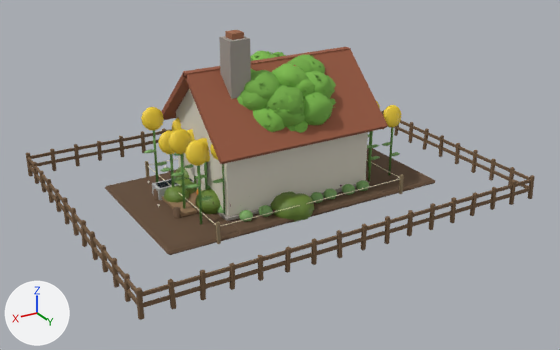
What one commit did to the glTF model web3d/models/village.glb.
Both versions are drawn from a 50 mm lens placed at (5.4, 9.24, 4.77), pointed at (0.07, 0.36, 0.34). Every picture has the same lights, and +X, +Y and +Z are marked at lower left. The picture after the commit comes second. Vertices at exactly the same position are counted once.

Names of what the first picture shows: 'farmhouse', 'pasture', 'plot_empty', 'plot_sale', 'sunflowers', 'tree_a', 'tree_b', 'tree_c', 'veg_patch_sq', 'wheat_field' and 4 more.
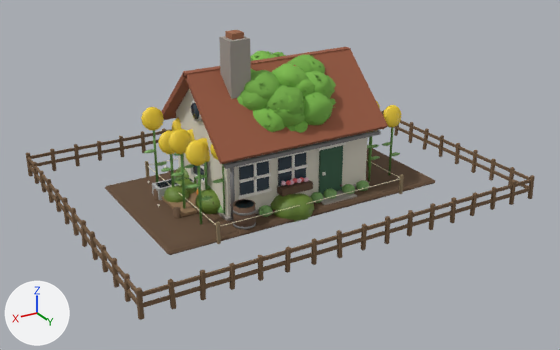
The change, as a list of edits to the scene's bpy script:
```text
Change me_farmhouse:
    used by ob_farmhouse; location = (0.0, 0.0, 0.0)
    remove me_farmhouse.from_pydata(...)  # 602 vertices, 996 faces; spans x -1.65..1.33, y -1.29..1.03, z 0.0..2.48
    add me_farmhouse.from_pydata(...)  # 1142 vertices, 1928 faces; spans x -1.65..1.33, y -1.29..1.19, z 0.0..2.48
    me_farmhouse part 1: a new loose piece, a box spanning x -0.78..-0.22, y 0.82..1.1, z 0.0..0.1, in mat_matte
    me_farmhouse part 2: a new loose piece, a box spanning x -0.69..-0.31, y 0.8..0.84, z 0.06..0.82, in mat_matte
    me_farmhouse part 3: a new loose piece, a box spanning x -0.1..0.4, y 0.83..0.97, z 0.31..0.41, in mat_matte
    me_farmhouse part 4: a new loose piece, a 14-sided cylinder along z spanning x 0.88..1.18, y 0.89..1.19, z 0.02..0.38, in mat_matte
    me_farmhouse part 5: a new loose piece, a box spanning x -1.25..1.25, y 0.91..0.97, z 0.905..0.955, in mat_satin
    me_farmhouse part 6: a new loose piece, a box spanning x -0.73..-0.27, y 0.82..0.85, z 0.81..0.87, in mat_satin
    me_farmhouse part 7: a new loose piece, a box spanning x -0.1..0.4, y 0.827..0.852, z 0.83..0.87, in mat_satin
    me_farmhouse part 8: a new loose piece, a box spanning x -0.09..0.39, y 0.83..0.85, z 0.6..0.64, in mat_satin
    me_farmhouse part 9: a new loose piece, a box spanning x 0.13..0.17, y 0.83..0.85, z 0.39..0.85, in mat_satin
    me_farmhouse part 10: a new loose piece, a box spanning x 0.5..1.0, y 0.827..0.852, z 0.37..0.41, in mat_satin
    me_farmhouse part 11: a new loose piece, a box spanning x 0.5..1.0, y 0.827..0.852, z 0.83..0.87, in mat_satin
    me_farmhouse part 12: a new loose piece, a box spanning x 0.51..0.99, y 0.83..0.85, z 0.6..0.64, in mat_satin
    me_farmhouse part 13: a new loose piece, a box spanning x 0.73..0.77, y 0.83..0.85, z 0.39..0.85, in mat_satin
    me_farmhouse part 14: a new loose piece, a 14-sided cylinder along z spanning x 0.879..1.181, y 0.885..1.195, z 0.085..0.115, in mat_satin
    me_farmhouse part 15: a new loose piece, a 14-sided cylinder along z spanning x 0.879..1.181, y 0.885..1.195, z 0.285..0.315, in mat_satin
    me_farmhouse part 16: a new loose piece, an 8-sided cylinder along z spanning x 1.07..1.13, y 0.82..0.88, z 0.1..0.94, in mat_satin
    me_farmhouse part 17: the loose piece of 8 vertices spanning x 1.17..1.19, y -0.23..0.23, z 0.39..0.85 is rebuilt with 24 vertices and now spans x 1.18..1.2, y -0.24..0.24, z 0.38..0.86
    me_farmhouse part 18: 44 vertices added at x 1.18..1.21, y -0.22..0.22, z 0.4..1.51
    me_farmhouse part 19: 44 vertices added at x -0.07..1.16, y 0.81..1.17, z 0.37..0.83
    other edits to the shape of me_farmhouse do not show in these pictures
    add me_farmhouse.materials.append(mat_gloss)
```

Boxes [x1, y1, x2, y2] around the edits, measured in the pictures (560 x 350 px):
'farmhouse', reshaped
    before: [161, 30, 388, 221]
    after: [161, 30, 388, 230]
part 1 of me_farmhouse, added
    after: [321, 190, 357, 205]
part 2 of me_farmhouse, added (green)
    after: [319, 145, 343, 195]
part 3 of me_farmhouse, added
    after: [277, 180, 313, 197]
part 4 of me_farmhouse, added (brown)
    after: [233, 199, 256, 230]
part 5 of me_farmhouse, added
    after: [224, 130, 381, 169]
part 6 of me_farmhouse, added
    after: [318, 142, 346, 151]
part 7 of me_farmhouse, added
    after: [277, 150, 309, 158]
part 8 of me_farmhouse, added
    after: [278, 164, 308, 174]
part 9 of me_farmhouse, added
    after: [291, 155, 295, 180]
part 10 of me_farmhouse, added
    after: [239, 188, 272, 199]
part 11 of me_farmhouse, added
    after: [238, 159, 271, 167]
part 12 of me_farmhouse, added
    after: [239, 173, 271, 183]
part 13 of me_farmhouse, added
    after: [253, 163, 257, 193]
part 14 of me_farmhouse, added
    after: [233, 223, 256, 229]
part 15 of me_farmhouse, added
    after: [233, 207, 256, 216]
part 16 of me_farmhouse, added
    after: [230, 167, 235, 220]
part 17 of me_farmhouse, rebuilt (7% wider)
    before: [192, 164, 205, 184]
    after: [191, 164, 205, 185]
part 18 of me_farmhouse, added
    after: [191, 103, 204, 170]
part 19 of me_farmhouse, added
    after: [234, 152, 306, 208]
